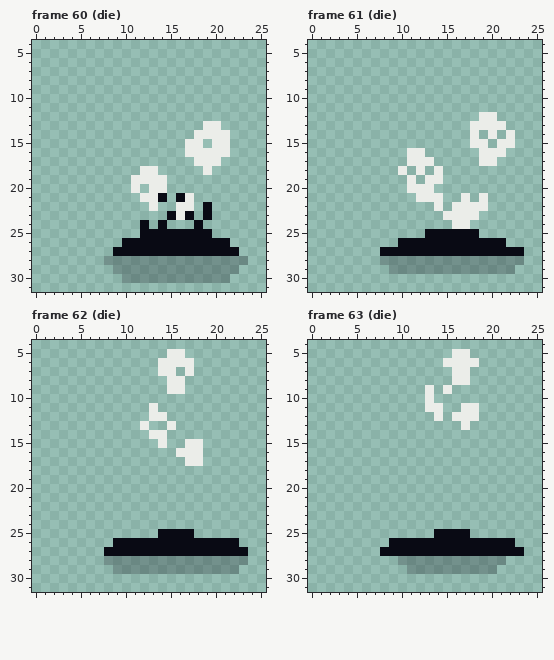
Two states of a pixel-art file, assets/spritesheet.aseprite. This is how it looked before the edit.
32x32 pixels, 64 frames. Shown: frame 60 (die): x 0..25, y 4..31; frame 61 (die): x 0..25, y 4..31; frame 62 (die): x 0..25, y 4..31; frame 63 (die): x 0..25, y 4..31. The commit also changed other frames, which this record leaves out.
The result:
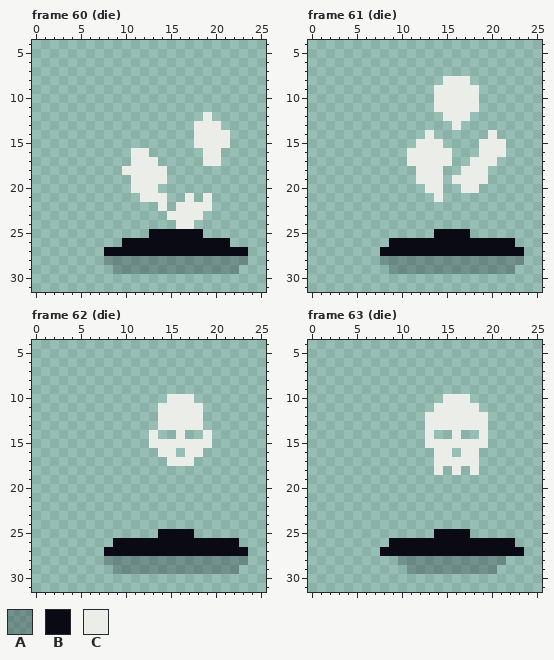
Palette (. is transparent): A #090a1440  B #090a14  C #ebede9
Difference:
Frame 60 (die), layers "body", "shadow":
y 12: x 19 . -> C
y 13: x 18 . -> C
y 15: x 17 C -> .; x 19 . -> C
y 16: x 11..12 .. -> CC; x 17..18 CC -> ..; x 21 C -> .
y 17: x 11..13 ... -> CCC; x 18 C -> .
y 18: x 10..11 .. -> CC; x 14 . -> C; x 19 C -> .
y 20: x 12 . -> C; x 14 C -> .
y 21: x 14 B -> C; x 16 B -> .; x 19 . -> C
y 22: x 13..14 C. -> .C; x 18..19 .B -> CC
y 23: x 15 B -> C; x 17..19 B.B -> CC.
y 24: x 12 B -> .; x 14 B -> .; x 16..18 ..B -> CC.
y 25: x 12 B -> .; x 19 B -> .
y 27: x 8 . -> B; x 23 . -> B
y 30: x 10..21 AAAAAAAAAAAA -> ............
Frame 61 (die), layer "body":
y 8: x 15..17 ... -> CCC
y 9..11: x 14..18 ..... -> CCCCC
y 12: x 15..17 ... -> CCC; x 19..20 CC -> ..
y 13: x 16 . -> C; x 18..21 CCCC -> ....
y 14: x 13 . -> C; x 18 C -> .; x 22 C -> .
y 15: x 12..14 ... -> CCC; x 18 C -> .; x 20 . -> C; x 22 C -> .
y 16: x 13..15 ... -> CCC
y 17: x 14..15 .. -> CC; x 18 . -> C
y 18: x 10 C -> .; x 13 . -> C; x 17..19 ... -> CCC
y 19: x 11..12 C. -> .C; x 16..19 .... -> CCCC
y 20: x 11..12 CC -> ..; x 14 . -> C; x 17..18 .. -> CC
y 21: x 12..13 CC -> ..; x 17 C -> .; x 19 C -> .
y 22: x 14 C -> .; x 16..19 CCCC -> ....
y 23: x 15..18 CCCC -> ....
y 24: x 16..17 CC -> ..
y 25: x 13 B -> .; x 18 B -> .
y 26: x 9 . -> B; x 22 . -> B
Frame 62 (die), layer "body":
y 5: x 15..16 CC -> ..
y 6: x 14..17 CCCC -> ....
y 7: x 14..15 CC -> ..; x 17 C -> .
y 8..9: x 15..16 CC -> ..
y 10: x 15..17 ... -> CCC
y 11: x 13..18 C..... -> .CCCCC
y 12: x 13 C -> .; x 15..18 .... -> CCCC
y 13: x 12 C -> .; x 14 . -> C; x 16..18 ... -> CCC
y 14: x 14 C -> .; x 16 . -> C; x 19 . -> C
y 15: x 13 . -> C; x 15..16 .. -> CC; x 19 . -> C
y 16: x 14..16 ..C -> CC.
y 17: x 15..16 .. -> CC; x 18 C -> .
Frame 63 (die), layer "body":
y 5: x 16..17 CC -> ..
y 6: x 15..18 CCCC -> ....
y 7..8: x 16..17 CC -> ..
y 9: x 13 C -> .; x 15 C -> .
y 10: x 13 C -> .; x 15..17 ... -> CCC
y 11: x 13 C -> .; x 15..16 .. -> CC
y 12: x 13 . -> C; x 15 . -> C; x 19 . -> C
y 13: x 13..16 .... -> CCCC; x 18..19 .. -> CC
y 14: x 13 . -> C; x 16 . -> C; x 19 . -> C
y 15: x 13..19 ....... -> CCCCCCC
y 16: x 14..15 .. -> CC; x 17..18 .. -> CC
y 17: x 14..18 ..... -> CCCCC
y 18: x 14 . -> C; x 16 . -> C; x 18 . -> C
Where, in picture pixels (left, top, right, bottom), the same in both pictures:
changed: (104, 112, 248, 283)
changed: (389, 76, 515, 247)
changed: (140, 349, 212, 466)
changed: (425, 349, 488, 475)
